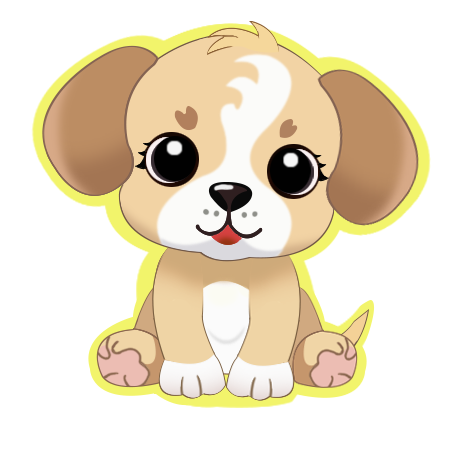
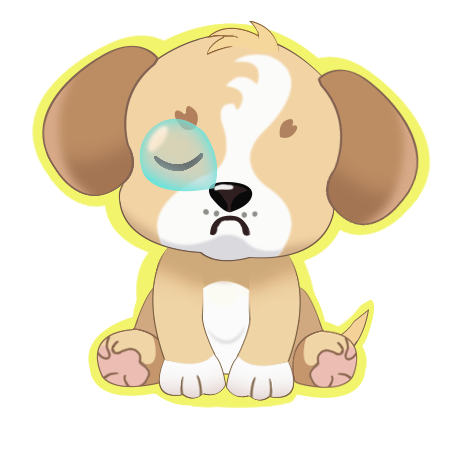
Layer changes from the first w=462, h=462 image to the second:
added layer "bong_bong_ngủ" above "Layer 8 copy" over left=139, top=118, right=218, bottom=192
added layer "Layer 8 copy" above "Layer 8" over left=154, top=153, right=204, bottom=171
added layer "Layer 8" above "miệng_ngủ" over left=154, top=153, right=204, bottom=171
added layer "miệng_ngủ" above "tai_phai" over left=210, top=215, right=251, bottom=237
hid group "mat_phai" (5 layers) over left=267, top=144, right=329, bottom=199
hid group "mat_trai" (5 layers) over left=135, top=132, right=199, bottom=187
hid "miệng_cuoi" over left=195, top=209, right=263, bottom=245
hid "miệng_mim" over left=195, top=209, right=263, bottom=239
